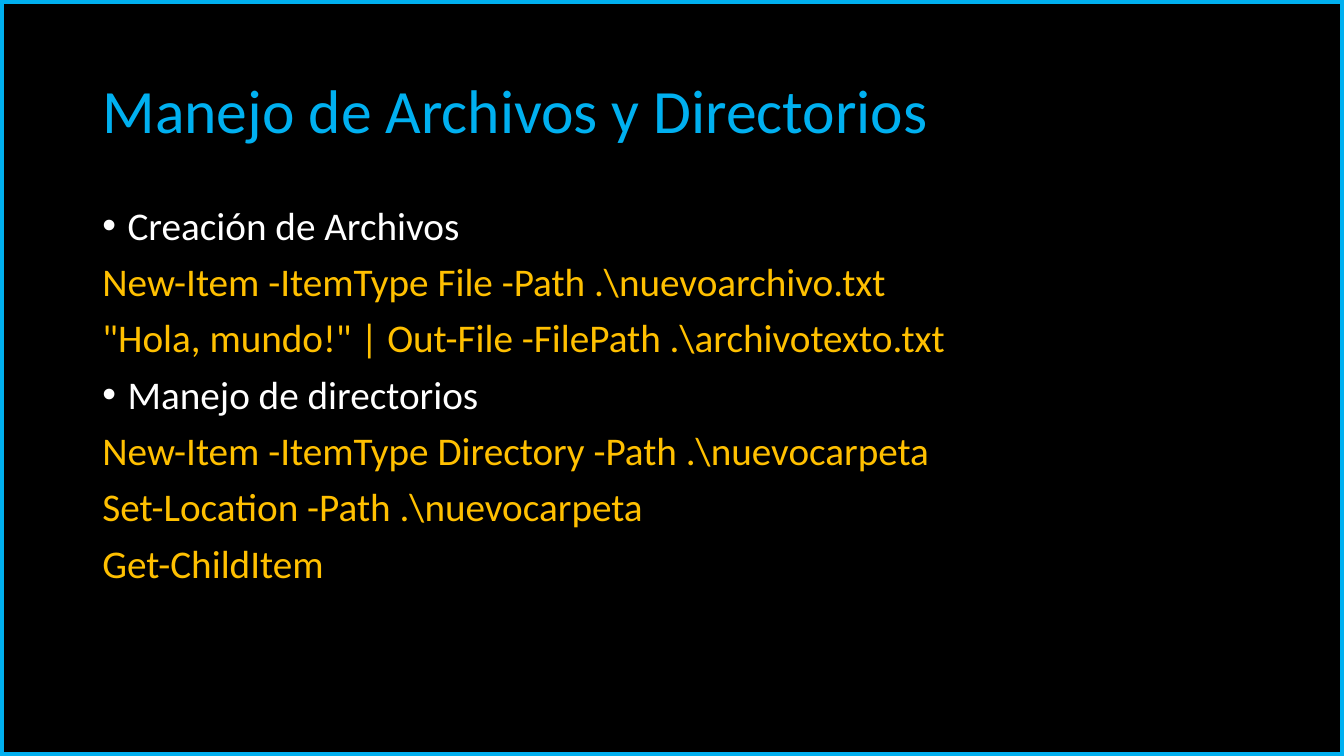
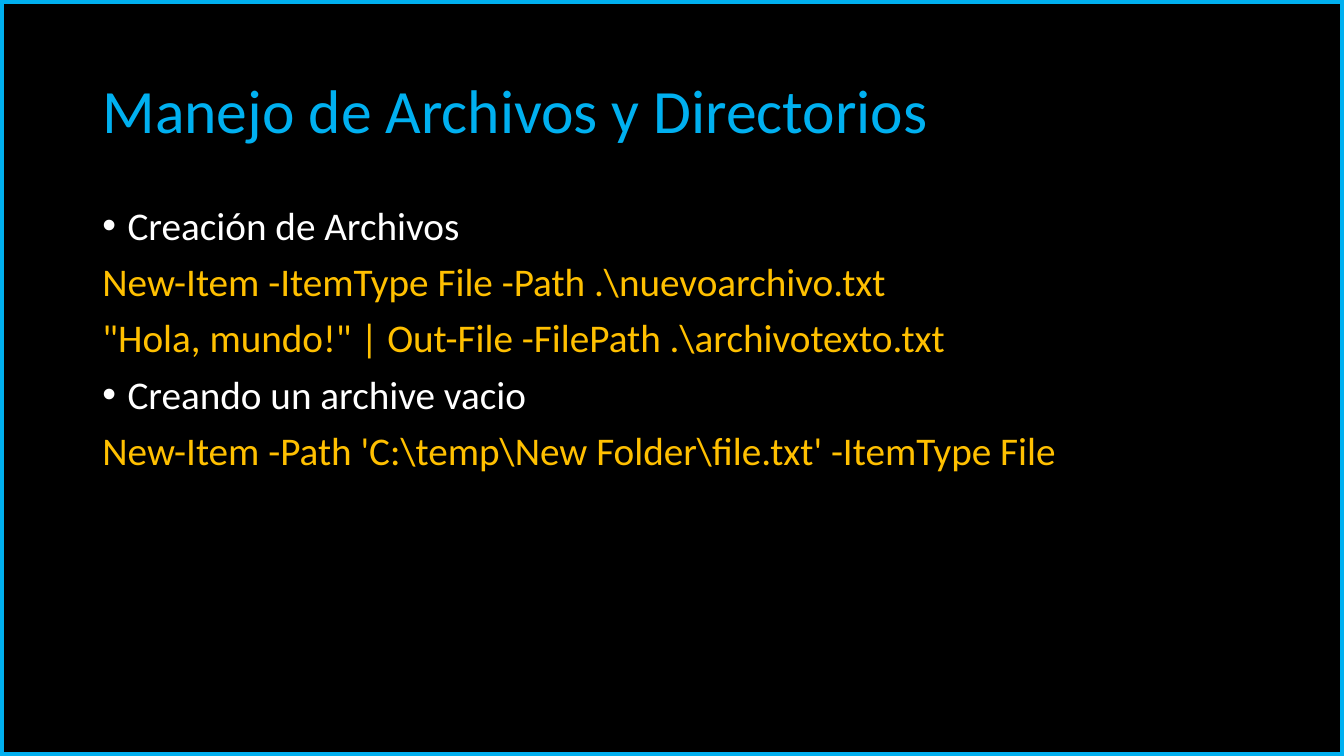
Before and after one commit to carloscarreno/linuxscripting, a slide deck: slide 71 of PowerShell Scripting.pptx (slide 66 before the commit). Drawn at 1344x756 pixels with LibreOffice and Linux fonts; fonts in the diff are those of the drawing. Boxes give left, top, right and bottom in pixels: in the first picture for what was removed or moved away, otherwise in the second. Text is boxed around its words. In the diff, an @@ line names an element or a change of style, - is before the commit and + after.

```diff
--- a/PowerShell Scripting.pptx
+++ b/PowerShell Scripting.pptx
@@ text at [102, 381, 1055, 472]: text changed @@
-• Manejo de directorios
-New-Item -ItemType Directory -Path .\nuevocarpeta
-Set-Location -Path .\nuevocarpeta
-Get-ChildItem
+• Creando un archive vacio
+New-Item -Path 'C:\temp\New Folder\file.txt' -ItemType File
```
Also in this commit, not shown: 3 other slides changed, 8 slides added, 1 slide removed.
